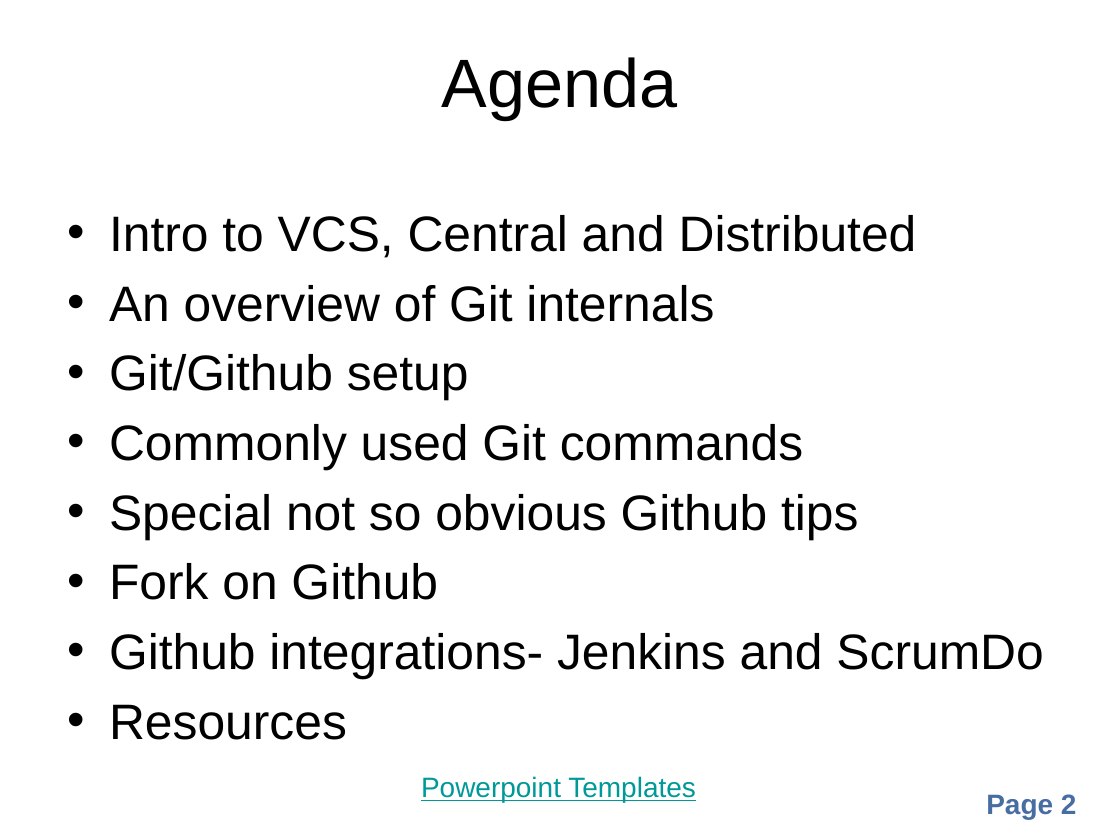
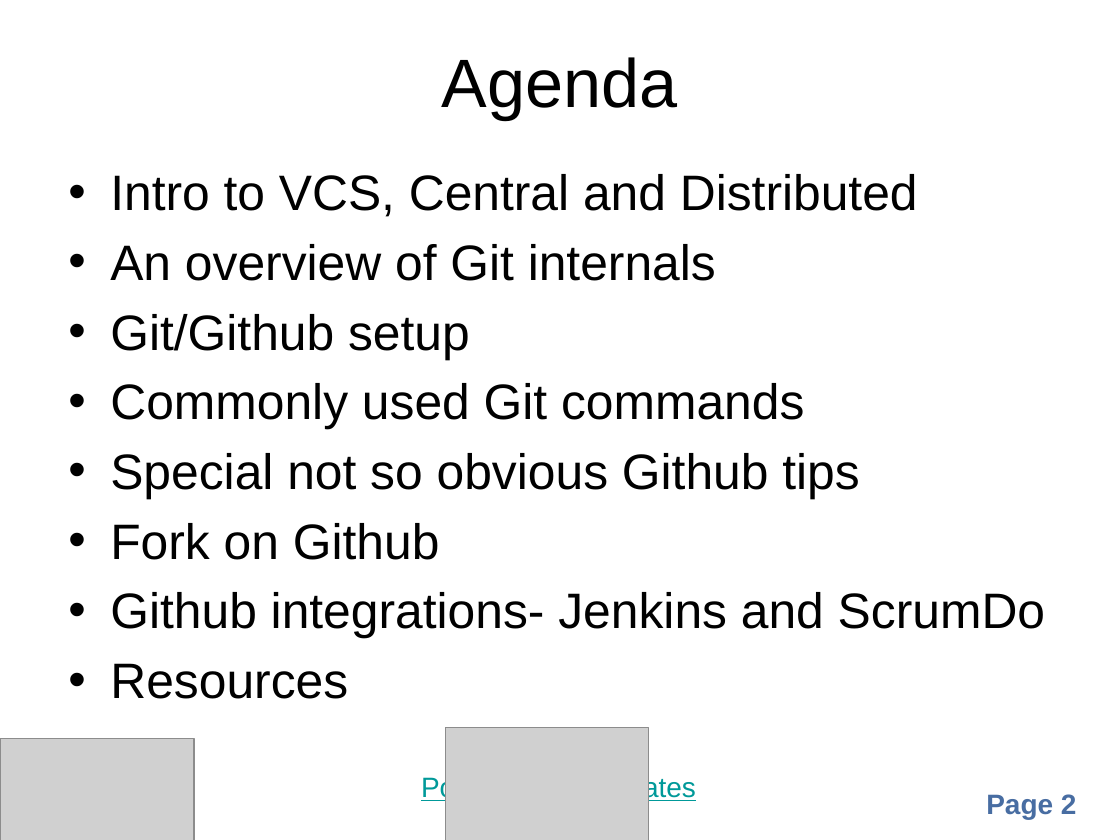
Before and after one commit to balarkrishnan/organizational, a slide deck: slide 2 of GitHub.pptx. Drawn at 1120x840 pixels with LibreOffice and Linux fonts; fonts in the diff are those of the drawing; grey boxes stand for pictures; background and template pictures are left out. Boxes give left, top, right and bottom in pixels: in the first picture for what was removed or moved away, otherwise in the second. Text is boxed around its words. In the diff, an @@ line names an element or a change of style, - is before the commit and + after.

```diff
--- a/GitHub.pptx
+++ b/GitHub.pptx
@@ text "Intro to VCS, Central and ...": place and size @@
-text "Intro to VCS, Central and ..." at <box>109,215,1043,740</box>
+text "Intro to VCS, Central and ..." at <box>110,174,1045,699</box>
@@ picture added at <box>0,738,194,840</box> @@
@@ picture added at <box>446,727,648,840</box> @@
```
Also in this commit, not shown: 27 other slides changed.
